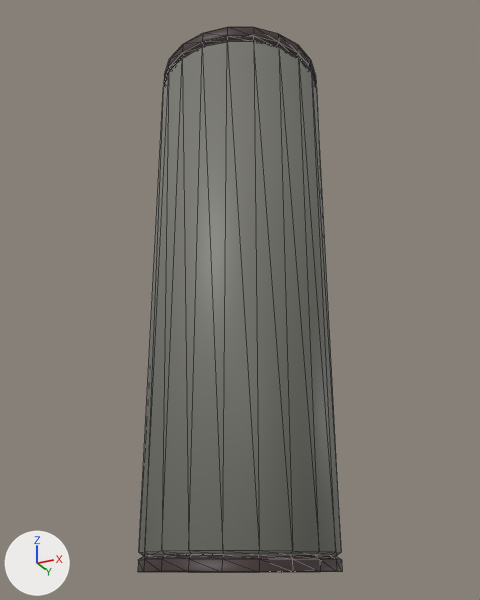
The glTF model www/models/layouts/008_pillar.glb as it was, and as the next commit left it.
One viewpoint serves both versions: a 50 mm lens placed at (1.192, -2.384, 0.011), pointed at (-0.006, 0.013, 1.09). Every picture has the same lights, and +X, +Y and +Z are marked at lower left. Mesh edges are drawn as thin lines. Vertices at the same position are counted once.

Names of what the first picture shows: 'pillar'.
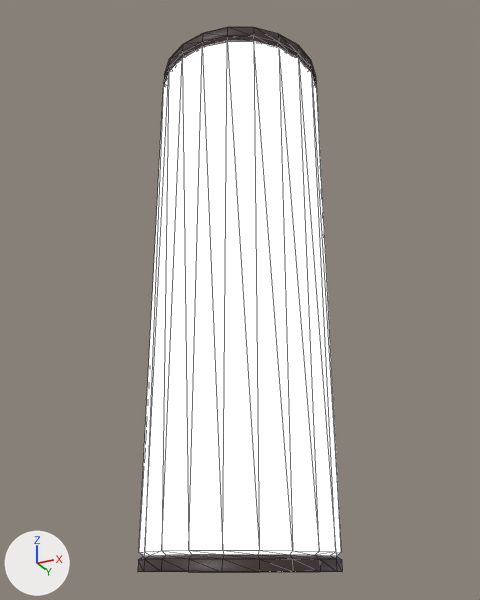
The edits, one by one:
Picture '008_pillar_texture' (img_008_pillar_texture) is new.
Material 'wall_texture_1' (mat_wall_texture_1) is new.
Its texture is img_008_pillar_texture.
Its emission strength is 1.0.
me_circle is used by ob_pillar; location (0.0, 0.0, 0.0).
me_circle had 182 vertices, 360 faces and spanned x -0.38..0.38, y -0.38..0.38, z 0.0..2.25.
me_circle now has 181 vertices, 340 faces and spans x -0.38..0.38, y -0.38..0.38, z 0.0..2.25.
me_circle part 1: 120 faces spanning x -0.38..0.38, y -0.38..0.38, z 0.05..2.18 switch from mat_9_3 (grey #7b7b73) to mat_wall_texture_1 (picture img_008_pillar_texture).

What differs and where, as boxes [x1, y1, x2, y2] in the pictures (480 x 600 px):
part 1 of me_circle, recoloured (grey to white)
    both: [139, 41, 341, 556]
